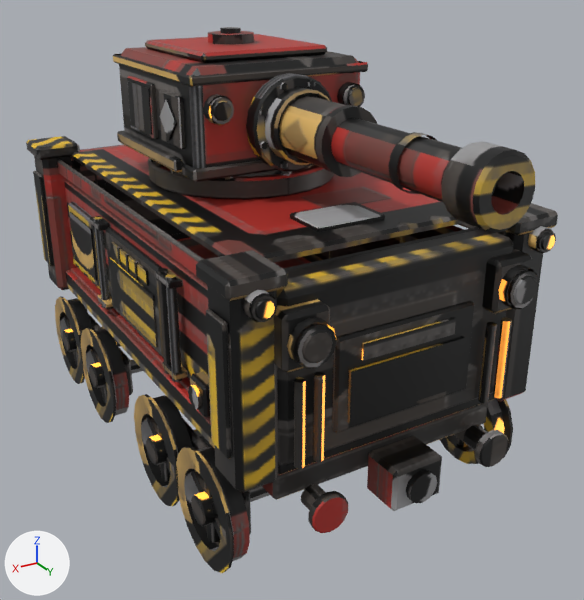
Two versions of the FBX model Assets/Art/Vehicles/DRL_GunCar/Meshes/SM_DRL_GunCar.fbx, one commit apart.
Before and after are seen from a 50 mm lens placed at (1.31, 2.48, 1.68), pointed at (-0.05, 0.21, 0.55). Every picture has the same lights, and +X, +Y and +Z are marked at lower left. The picture after the commit comes second. Where no turn or scale is listed for an object, it has been applied to the vertices.

The first picture shows 'Axle_1', 'Axle_2', 'Axle_3', 'Axle_4', 'Body', 'Cannon', 'Turret'.
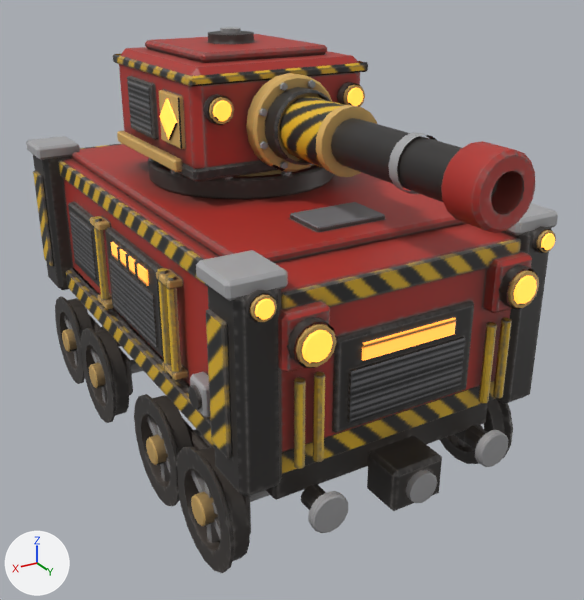
Pixel boxes (x1, y1, x2, y2) of what changed, in the pictures (584 x 600 px; the box of a moved part takes in the faces that stretch with it):
part 1 of me_sm_wheelset, surface changed
    both: (55, 296, 513, 573)
part 2 of me_turret, surface changed (lighter)
    both: (113, 27, 368, 200)
part 3 of me_body, rebuilt (mostly hidden before)
    before: (64, 170, 464, 379)
    after: (63, 144, 517, 453)
part 4 of me_body, added
    after: (58, 160, 208, 286)
part 5 of me_body, added
    after: (281, 238, 521, 309)
part 6 of me_body, added (mostly hidden)
    after: (80, 143, 122, 149)
part 7 of me_body, moved or reshaped
    before: (34, 145, 543, 493)
    after: (33, 155, 551, 497)
part 8 of me_body, surface changed
    both: (26, 136, 558, 534)
part 9 of me_cannon, surface changed
    both: (265, 87, 535, 233)

The change, as a list of edits to the scene's bpy script:
```text
Change me_cannon:
    where me_cannon.from_pydata(...)  # 340 vertices, 247 faces; spans x -0.113..0.113, y 0.02..0.94, z -0.115..0.115
    used by ob_cannon; parent = ob_turret; location = (0.0, 0.34, 0.24)
    me_cannon part 9: 239 kept faces spanning x -0.113..0.113, y 0.02..0.94, z -0.115..0.115 get new texture (UV) coordinates
Change me_body:
    used by ob_body; location = (0.0, 0.0, 0.0)
    remove me_body.from_pydata(...)  # 2858 vertices, 2170 faces; spans x -0.55..0.55, y -1.02..1.02, z 0.06..0.98
    add me_body.from_pydata(...)  # 2906 vertices, 2210 faces; spans x -0.55..0.55, y -1.02..1.02, z 0.06..0.98
    me_body part 3: the loose piece of 24 vertices spanning x -0.46..0.46, y -0.76..0.76, z 0.45..0.87 is rebuilt with 24 vertices and now spans x -0.46..0.46, y -0.9..0.9, z 0.45..0.92
    me_body part 4: a new loose piece of 24 vertices spanning x 0.45..0.47, y -0.74..0.74, z 0.86..0.92, in mat_m_drl_guncar
    me_body part 5: a new loose piece of 24 vertices spanning x -0.4..0.4, y 0.89..0.91, z 0.86..0.92, in mat_m_drl_guncar
    me_body part 6: a new loose piece of 24 vertices spanning x -0.4..0.4, y -0.91..-0.89, z 0.86..0.92, in mat_m_drl_guncar
    me_body part 7: 24 vertices moved from x -0.53..0.53, y -0.9..0.9, z 0.36..0.38 to x -0.53..0.53, y -0.92..0.92, z 0.36..0.38; 84 vertices removed from x -0.53..0.53, y -0.9..0.9, z 0.4..0.93; 36 vertices added at x -0.53..0.53, y -0.92..0.92, z 0.45..0.95
    me_body part 8: 2028 kept faces spanning x -0.55..0.55, y -1.02..1.02, z 0.06..0.98 get new texture (UV) coordinates
    other edits to the shape of me_body do not show in these pictures
Change me_sm_wheelset:
    where me_sm_wheelset.from_pydata(...)  # 424 vertices, 360 faces; spans x -0.55..0.55, y -0.187..0.187, z -0.19..0.19
    used by ob_axle_2; parent = ob_drl_guncar; location = (0.0, 0.3, 0.17)
    me_sm_wheelset part 1: 344 kept faces spanning x -0.55..0.55, y -0.187..0.187, z -0.19..0.19 get new texture (UV) coordinates
Change me_turret:
    where me_turret.from_pydata(...)  # 936 vertices, 652 faces; spans x -0.35..0.35, y -0.378..0.386, z 0.0..0.495
    used by ob_turret; parent = ob_drl_guncar; location = (0.0, -0.06, 0.95)
    me_turret part 2: texture (UV) coordinates of 650 of 652 faces, centred in x -0.35..0.35, y -0.378..0.386, z 0.0..0.495, changed; they spanned u 0.01..0.99, v 0.01..0.98 and now span u 0.01..0.98, v 0.01..0.99
```
